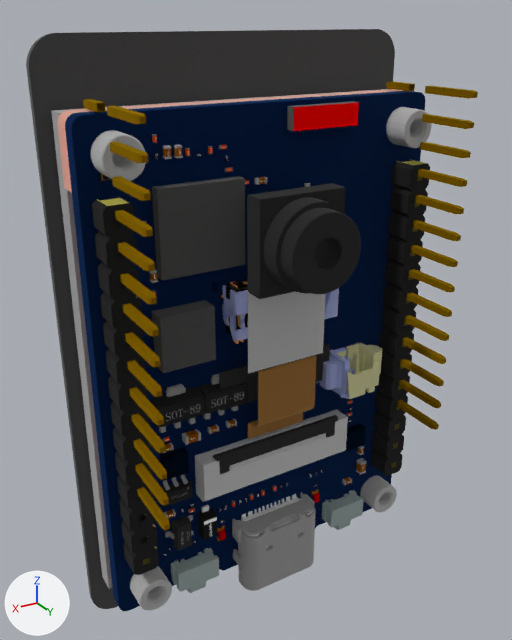
What one commit did to the glTF model site/public/models/esp32/board.glb.
The view is the same before and after, from a 50 mm camera at (0.0335, 0.0566, 0.0292) aimed at (0.0008, 0.0021, 0.0019). Arrows for +X, +Y and +Z are at lower left; the lights stay in place. The first picture is the older version. Where no turn or scale is listed for an object, it has been applied to the vertices. Vertices at exactly the same position are counted once.
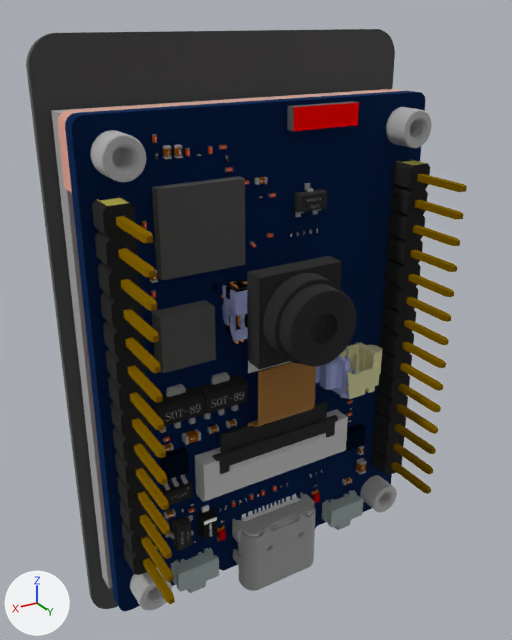
ob_3_1_a_a6b2f0 is not drawn itself; it is the parent of ob_mesh_13_009.

Location of each change, [x1, y1, x2, y2] in pixels of the pictures (512 x 640 px; the box of a moved part takes in the faces that stretch with it):
'Mesh_34', reshaped
    before: [57, 89, 403, 502]
    after: [57, 89, 406, 502]
'Mesh_30.001', moved
    before: [83, 99, 170, 530]
    after: [116, 216, 175, 604]
'Mesh_30', moved
    before: [386, 82, 478, 430]
    after: [391, 174, 467, 494]
'Mesh_11.009', moved
    before: [165, 444, 172, 452]
    after: [164, 444, 172, 452]
part 1 of me_mesh_34, moved or reshaped
    before: [247, 183, 361, 299]
    after: [247, 256, 356, 369]
part 2 of me_mesh_34, moved or reshaped
    before: [219, 343, 330, 411]
    after: [220, 401, 327, 452]

Edits to the bpy script that builds the scene:
```text
Change me_mesh_34:
    where me_mesh_34.from_pydata(...)  # 1348 vertices, 2583 faces; spans x 0.0028..0.0378, y -0.0122..0.0, z 0.0053..0.0533
    used by ob_mesh_34; location = (-0.0203, 0.0122, -0.0309)
    me_mesh_34 part 1: the loose piece of 477 vertices spanning x 0.016..0.0246, y -0.0057..0.0, z 0.0379..0.0465 is moved by (0.0, 0.0, -0.0067)
    me_mesh_34 part 2: the loose piece of 12 vertices spanning x 0.0141..0.0265, y -0.0076..-0.0073, z 0.0257..0.0296 is moved by (0.0, 0.0, -0.0067)
Change ob_3_1_a_a6b2f0:
    ob_3_1_a_a6b2f0.parent: ob_3_1_a -> ob_1_10001
Change ob_mesh_10_009:
    ob_mesh_10_009.parent: ob_1_10001_dde9ac -> ob_3_1_a_745cba
Change ob_mesh_11_009:
    ob_mesh_11_009.parent: ob_1_10001_27fc71 -> ob_3_1_a_a6b2f0
Change ob_mesh_30:
    ob_mesh_30.parent: ob_pin_header_2_54mm_1x14pin_1_24dab4 -> ob_pin_header_2_54mm_1x14pin_1_73757c
Change ob_mesh_30_001:
    ob_mesh_30_001.parent: ob_pin_header_2_54mm_1x14pin_f89aec -> ob_pin_header_2_54mm_1x14pin_e62462
Add ob_pin_header_2_54mm_1x14pin_e62462:
    ob_pin_header_2_54mm_1x14pin_e62462 = bpy.data.objects.new('PIN_HEADER-2_54MM_1X14PIN_e62462', None)
    ob_pin_header_2_54mm_1x14pin_e62462.parent = ob_pin_header_2_54mm_1x14pin
    ob_pin_header_2_54mm_1x14pin_e62462.location = (0.0, 0.0, 0.0)
Add ob_pin_header_2_54mm_1x14pin_1_73757c:
    ob_pin_header_2_54mm_1x14pin_1_73757c = bpy.data.objects.new('PIN_HEADER-2_54MM_1X14PIN_1_73757c', None)
    ob_pin_header_2_54mm_1x14pin_1_73757c.parent = ob_pin_header_2_54mm_1x14pin_1
    ob_pin_header_2_54mm_1x14pin_1_73757c.location = (0.0, 0.0, 0.0)
```
